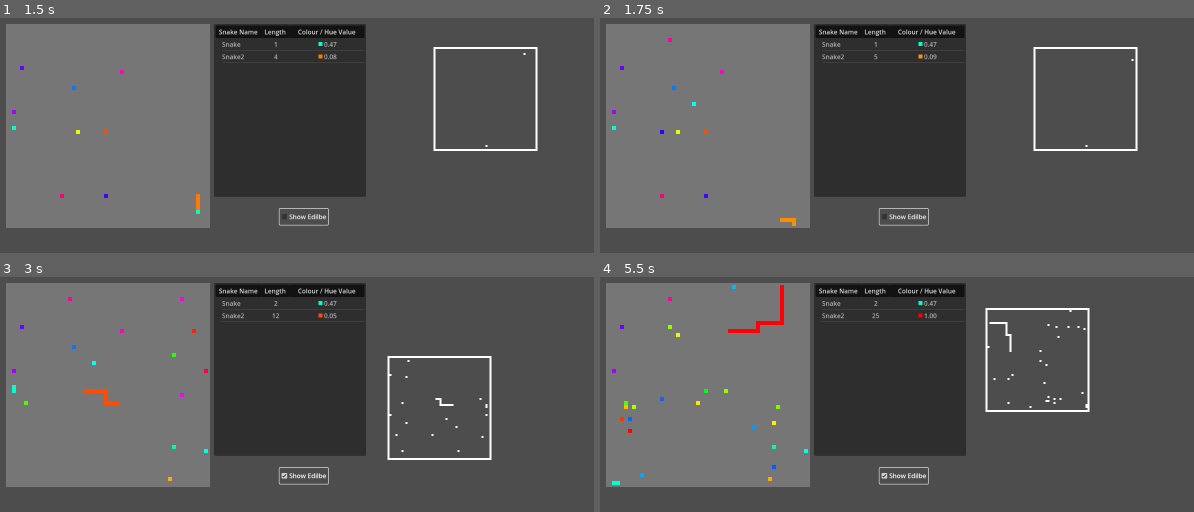
Above: before the commit, frames 1-4 (two rows, left to right).
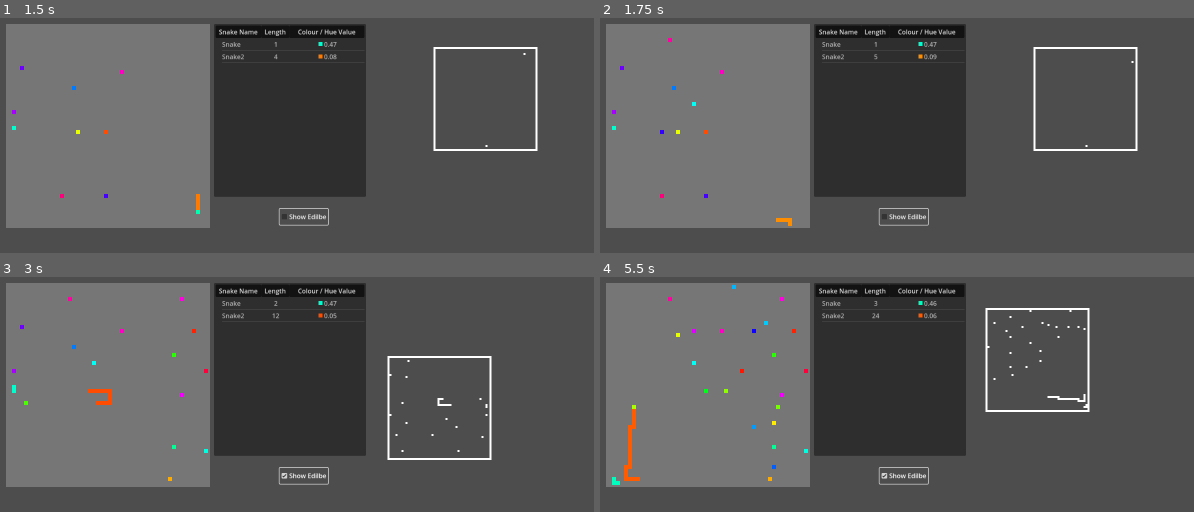
Above: after the commit, the same moments.

Repository: kwdChan/Snake-World
Game: Godot game, scene res://main.tscn
Two runs of this game, one before a commit and one after it. Both use one fixed random seed, a clock stepped at 60 frames per second and the inputs below.
Inputs:
- Up to frame 1 (1.5 s): click "Show Edilbe" at 0.5 s; tap Enter at 1.25 s; hold Right (ui_right) from 1.28 s (still down)
- Up to frame 2 (1.75 s): keep holding Right (ui_right)
- Up to frame 3 (3 s): tap Space at 2 s; release Right (ui_right) at 2.03 s; hold Down (ui_down) 2.03-2.78 s; hold Right (ui_right) from 2.78 s (still down)
- Up to frame 4 (5.5 s): release Right (ui_right) at 3.53 s; hold Up (ui_up) 3.53-4.28 s; hold Left (ui_left) from 4.28 s (still down)

Frame 1 is identical in both runs. In frame 2, less than 0.1% of the frame differs, in the area x 29-90%, y 17-89%; in frame 3, 0.1%; in frame 4, 1.1%, in the area x 2-82%, y 3-87%.

Commit message:
fix action plan: non-stupid

Diff:
--- a/snake_action_plan/no_stupid.gd
+++ b/snake_action_plan/no_stupid.gd
@@ -52,6 +52,6 @@
 		return possible_moves
 
 	elif not len(possible_moves) and (_distance>1):
-		return _get_non_stupid_moves(avoid_grids, _distance-1, _snake)
+		return _get_non_stupid_moves(avoid_grids, _distance-1, _snake, _pool)
 	else:
 		return []
